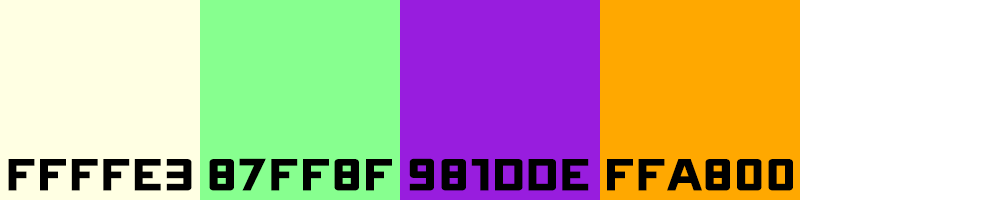
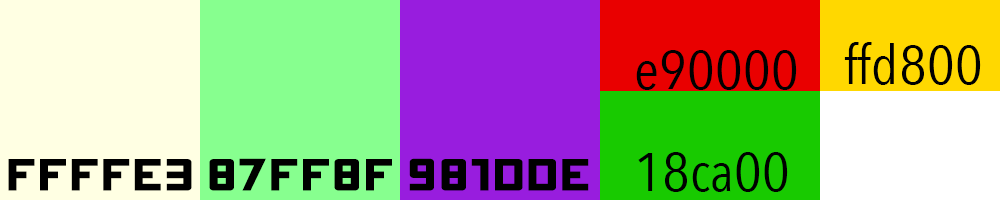
Layers edited between the first and the second 1000×200 image:
added layer "ffd800" above "18ca00" over [844, 42, 981, 85]
renamed "ffa800" to "18ca00", painted on it over [607, 152, 793, 192]
added layer "e90000" above "981dde" over [636, 50, 797, 90]
painted on "Rectangle 4 copy", unmasked it over [600, 0, 820, 200]
added layer "Rectangle 4 copy 2" above "Rectangle 4" over [820, 0, 1000, 91]
painted on "Rectangle 4", unmasked it over [600, 0, 820, 200]
